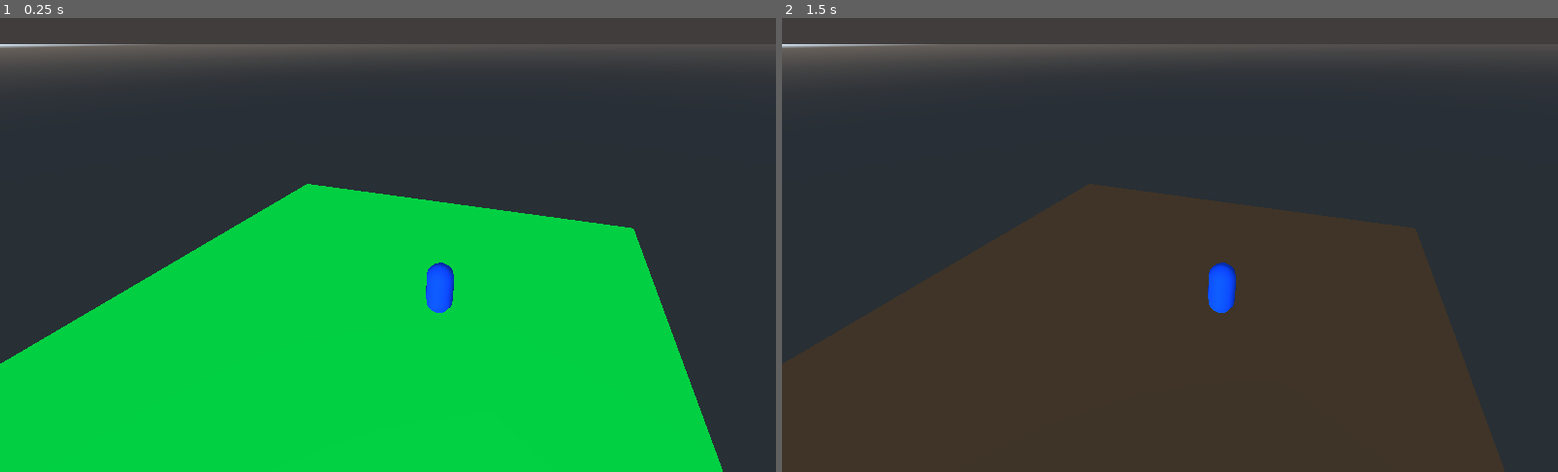
Above: before the commit, frames 1-2 (left to right).
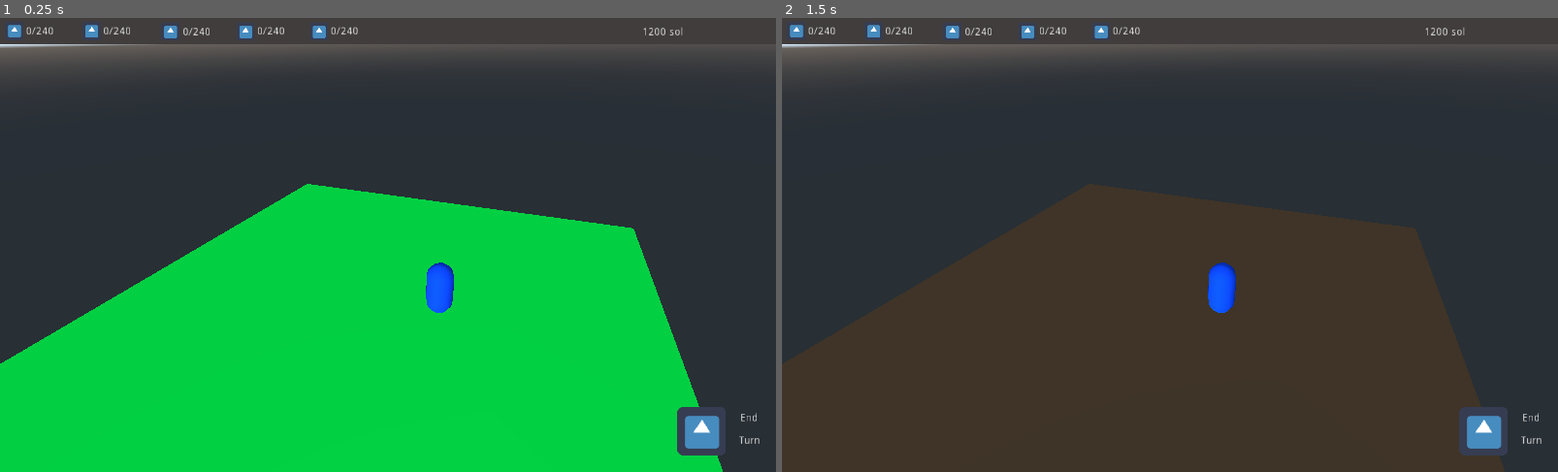
Above: after the commit, the same moments.

Repository: AngryCyboot/LD52
Game: Godot game, scene res://Scènes/Scene principale.tscn
Same seed, same stepped clock (60 frames per second), same inputs: the game is played once before the commit and once after it. The engine's default icon, where the game draws it, is replaced by a stand-in: a white triangle on a blue panel in a dark square.
Inputs:
- Up to frame 1 (0.25 s): no input
- Up to frame 2 (1.5 s): tap Enter at 0.5 s; hold D 0.53-1.28 s; tap I at 0.6 s; tap Space at 1.25 s; hold A from 1.28 s (still down); tap Tab at 1.35 s

The runs differ from the first frame. In frame 1, 1.1% of the frame differs, in the area x 1-98%, y 1-97%; in frame 2, 1.1%.

Commit message:
Add UI Icons and Text Labels

Diff:
--- a/GodotFiles/Scènes/UI.gd
+++ b/GodotFiles/Scènes/UI.gd
@@ -2,15 +2,29 @@
 
 
 # Declare member variables here. Examples:
-# var a = 2
-# var b = "text"
-
+var electricityAmount = 0
+var oxygenAmount = 0
+var fertilizerAmount = 0
+var waterAmount = 0
+var foodAmount = 0
+var electricityMax = 240
+var oxygenMax = 240
+var fertilizerMax = 240
+var waterMax = 240
+var foodMax = 240
+var goal = 1200
 
 # Called when the node enters the scene tree for the first time.
-func _ready():
-	pass # Replace with function body.
+#func _ready():
+#	pass # Replace with function body.
 
 
 # Called every frame. 'delta' is the elapsed time since the previous frame.
-#func _process(delta):
-#	pass
+func _process(delta):
+	$ElectricityLabel.text = String(electricityAmount)+"/"+String(electricityMax)
+	$OxygenLabel.text = String(oxygenAmount)+"/"+String(oxygenMax)
+	$FertilizerLabel.text = String(fertilizerAmount)+"/"+String(fertilizerMax)
+	$WaterLabel.text = String(waterAmount)+"/"+String(waterMax)
+	$FoodLabel.text = String(foodAmount)+"/"+String(foodMax)
+	$GoalLabel.text = String(goal)+" sol"
+	pass
--- a/GodotFiles/Scènes/UI.tscn
+++ b/GodotFiles/Scènes/UI.tscn
@@ -1,10 +1,112 @@
-[gd_scene load_steps=2 format=2]
+[gd_scene load_steps=3 format=2]
 
 [ext_resource path="res://Scènes/UI.gd" type="Script" id=1]
+[ext_resource path="res://Images/icon.png" type="Texture" id=2]
 
 [node name="UI" type="CanvasLayer"]
 script = ExtResource( 1 )
 
+[node name="EndTurnLabel" type="RichTextLabel" parent="."]
+margin_left = 966.0
+margin_top = 522.0
+margin_right = 1016.0
+margin_bottom = 567.0
+bbcode_enabled = true
+bbcode_text = "[center]End
+
+Turn [/center]"
+text = "End
+
+Turn "
+__meta__ = {
+"_editor_description_": ""
+}
+
 [node name="Polygon2D" type="Polygon2D" parent="."]
 color = Color( 0.254902, 0.239216, 0.239216, 1 )
 polygon = PoolVector2Array( 0, 35, 1024, 35, 1024, 0, 0, 0 )
+
+[node name="ElectricityIcon" type="Sprite" parent="."]
+position = Vector2( 19, 17 )
+scale = Vector2( 0.375, 0.375 )
+texture = ExtResource( 2 )
+
+[node name="OxygenIcon" type="Sprite" parent="."]
+position = Vector2( 121, 17 )
+scale = Vector2( 0.375, 0.375 )
+texture = ExtResource( 2 )
+
+[node name="FertilizerIcon" type="Sprite" parent="."]
+position = Vector2( 225, 18 )
+scale = Vector2( 0.375, 0.375 )
+texture = ExtResource( 2 )
+
+[node name="WaterIcon" type="Sprite" parent="."]
+position = Vector2( 324, 18 )
+scale = Vector2( 0.375, 0.375 )
+texture = ExtResource( 2 )
+
+[node name="FoodIcon" type="Sprite" parent="."]
+position = Vector2( 421, 18 )
+scale = Vector2( 0.375, 0.375 )
+texture = ExtResource( 2 )
+
+[node name="ElectricityLabel" type="RichTextLabel" parent="."]
+margin_left = 34.0
+margin_top = 11.0
+margin_right = 97.0
+margin_bottom = 30.0
+__meta__ = {
+"_edit_use_anchors_": true
+}
+
+[node name="OxygenLabel" type="RichTextLabel" parent="."]
+margin_left = 136.0
+margin_top = 11.0
+margin_right = 199.0
+margin_bottom = 30.0
+__meta__ = {
+"_edit_use_anchors_": true
+}
+
+[node name="FertilizerLabel" type="RichTextLabel" parent="."]
+margin_left = 241.0
+margin_top = 12.0
+margin_right = 304.0
+margin_bottom = 31.0
+__meta__ = {
+"_edit_use_anchors_": true
+}
+
+[node name="WaterLabel" type="RichTextLabel" parent="."]
+margin_left = 339.0
+margin_top = 11.0
+margin_right = 402.0
+margin_bottom = 30.0
+__meta__ = {
+"_edit_use_anchors_": true
+}
+
+[node name="FoodLabel" type="RichTextLabel" parent="."]
+margin_left = 436.0
+margin_top = 11.0
+margin_right = 499.0
+margin_bottom = 30.0
+__meta__ = {
+"_edit_use_anchors_": true
+}
+
+[node name="GoalLabel" type="RichTextLabel" parent="."]
+margin_left = 847.0
+margin_top = 12.0
+margin_right = 1016.0
+margin_bottom = 35.0
+bbcode_enabled = true
+__meta__ = {
+"_edit_use_anchors_": true,
+"_editor_description_": ""
+}
+
+[node name="EndTurnIcon" type="Sprite" parent="."]
+position = Vector2( 926, 546 )
+texture = ExtResource( 2 )
--- a/GodotFiles/project.godot
+++ b/GodotFiles/project.godot
@@ -14,6 +14,11 @@
 run/main_scene="res://Scènes/Scene principale.tscn"
 config/icon="res://Images/icon.png"
 
+[display]
+
+window/stretch/mode="2d"
+window/stretch/aspect="keep"
+
 [gui]
 
 common/drop_mouse_on_gui_input_disabled=true
